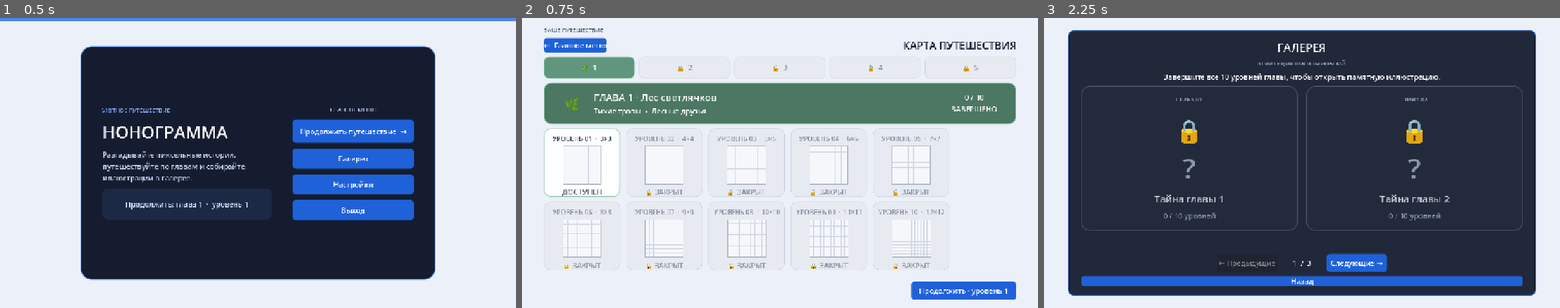
Above: before the commit, frames 1-3 (left to right).
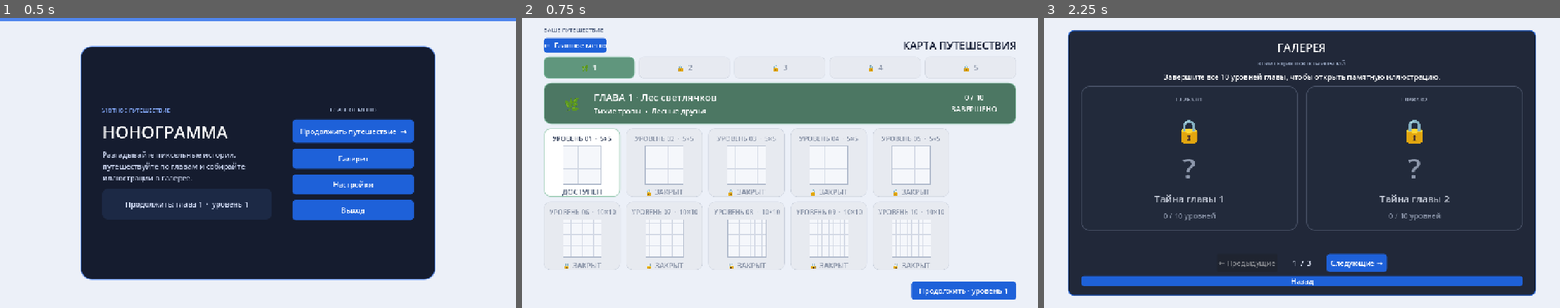
Above: after the commit, the same moments.

Repository: tunder-tunder/nonogramm
Game: Godot game, scene res://Main.tscn
Two runs of this game, one before a commit and one after it. Both use one fixed random seed, a clock stepped at 60 frames per second and the inputs below.
Inputs:
- Up to frame 1 (0.5 s): no input
- Up to frame 2 (0.75 s): click "Продолжить путешествие →" at 0.5 s
- Up to frame 3 (2.25 s): click "← Главное меню" at 1.25 s; click "Галерея" at 2 s

Frame 1 is identical in both runs. In frame 2, 2.1% of the frame differs, in the area x 5-82%, y 40-87%; in frame 3, nothing differs.

Commit message:
Fix level clue contrast and background

Diff:
--- a/scenes/level.tscn
+++ b/scenes/level.tscn
@@ -12,6 +12,16 @@
 grow_vertical = 2
 theme = ExtResource("2_game_theme")
 script = ExtResource("1_level_view")
+
+[node name="Background" type="ColorRect" parent="."]
+layout_mode = 1
+anchors_preset = 15
+anchor_right = 1.0
+anchor_bottom = 1.0
+grow_horizontal = 2
+grow_vertical = 2
+mouse_filter = 2
+color = Color(1, 1, 1, 1)
 
 [node name="LevelLabel" type="Label" parent="."]
 layout_mode = 1
@@ -25,6 +35,7 @@
 grow_horizontal = 2
 text = "Уровень"
 horizontal_alignment = 1
+theme_override_colors/font_color = Color(0.149, 0.212, 0.302, 1)
 
 [node name="InfoBanner" type="Panel" parent="."]
 layout_mode = 1
@@ -192,6 +203,7 @@
 grow_vertical = 0
 text = "[Nonogram Debug]"
 horizontal_alignment = 2
+theme_override_colors/font_color = Color(0.33, 0.38, 0.47, 1)
 
 [node name="CompanionLane" type="Panel" parent="."]
 layout_mode = 1
--- a/scripts/level_catalog.gd
+++ b/scripts/level_catalog.gd
@@ -1,5 +1,8 @@
 extends RefCounted
 class_name LevelCatalog
+
+const LEVELS_PER_CHAPTER := 10
+const LEVEL_TEMPLATE_PATH := "res://levels/solutions/level_%02d.txt"
 
 const CHAPTERS := [
 	{"title": "Лес светлячков", "subtitle": "Тихие тропы", "icon": "🌿", "companion_names": "Лесные друзья", "companion_pat …(203 unchanged characters)…
@@ -12,41 +15,56 @@
 static func create_levels() -> Array[LevelData]:
 	var result: Array[LevelData] = []
 	for chapter in range(CHAPTERS.size()):
-		for level in range(10):
-			var global_index := chapter * 10 + level
+		for level in range(LEVELS_PER_CHAPTER):
+			var global_index := chapter * LEVELS_PER_CHAPTER + level
 			var data := LevelData.new()
 			data.chapter_index = chapter
 			data.level_index = level
 			data.level_name = "Глава %d · Уровень %d" % [chapter + 1, level + 1]
-			# Smooth campaign curve: 3×3 on the first puzzle, 50×50 on the last.
-			data.grid_size = roundi(3.0 + float(global_index) * 47.0 / 49.0)
+			data.grid_size = _get_grid_size(global_index)
 			data.preview_color = CHAPTERS[chapter].color
-			data.solution = _make_solution(data.grid_size, global_index)
+			data.solution = _load_solution(global_index, data.grid_size)
 			result.append(data)
 	return result
 
-static func _make_solution(size: int, global_index: int) -> Array:
-	var grid := []
-	var center := float(size - 1) / 2.0
-	var thickness := 0 if global_index < 12 else (1 if global_index < 35 else 2)
-	var pattern := global_index % 5
+static func _get_grid_size(global_index: int) -> int:
+	# Levels 1–5 are 5×5. Every following group of five grows by 5,
+	# so each chapter advances through two clearly defined grid sizes.
+	return 5 + ceili(float(maxi(global_index - 4, 0)) / 5.0) * 5
+
+static func _load_solution(global_index: int, size: int) -> Array:
+	var path := LEVEL_TEMPLATE_PATH % (global_index + 1)
+	if not FileAccess.file_exists(path):
+		push_error("Level solution template is missing: %s" % path)
+		return _empty_solution(size)
+
+	var template_text := FileAccess.get_file_as_string(path).trim_suffix("\n").trim_suffix("\r")
+	var lines := template_text.split("\n")
+	if lines.size() != size:
+		push_error("%s has %d rows, expected %d" % [path, lines.size(), size])
+		return _empty_solution(size)
+
+	var solution := []
+	for row_index in range(size):
+		var text := lines[row_index].trim_suffix("\r")
+		if text.length() != size:
+			push_error("%s row %d has %d cells, expected %d" % [path, row_index + 1, text.length(), size])
+			return _empty_solution(size)
+
+		var row := []
+		for cell in text:
+			if cell != "." and cell != "#":
+				push_error("%s contains '%s'; use only '.' and '#'" % [path, cell])
+				return _empty_solution(size)
+			row.append(1 if cell == "#" else 0)
+		solution.append(row)
+	return solution
+
+static func _empty_solution(size: int) -> Array:
+	var solution := []
 	for y in range(size):
 		var row := []
-		for x in range(size):
-			var filled := false
-			match pattern:
-				0: # X — two short runs at most, suitable for the introductory puzzle.
-					filled = abs(x - y) <= thickness or abs((x + y) - (size - 1)) <= thickness
-				1: # Plus.
-					filled = abs(float(x) - center) <= thickness or abs(float(y) - center) <= thickness
-				2: # Hollow frame with a growing inset.
-					var inset := maxi(1, floori(float(size) / 6.0))
-					filled = ((x == inset or x == size - inset - 1) and y >= inset and y < size - inset) or ((y == inset or y == size - inset - 1) and x >= inset and x < size - inset)
-				3: # Filled diamond keeps hints readable even on a 50×50 grid.
-					filled = abs(float(x) - center) + abs(float(y) - center) <= center * 0.72
-				4: # Two offset blocks introduce a second run later in the campaign.
-					var block := maxi(1, floori(float(size) / 4.0))
-					filled = (x >= 1 and x < 1 + block and y >= 1 and y < 1 + block) or (x >= size - block - 1 and x < size - 1 and y >= size - block - 1 and y < size - 1)
-			row.append(1 if filled else 0)
-		grid.append(row)
-	return grid
+		row.resize(size)
+		row.fill(0)
+		solution.append(row)
+	return solution
--- a/scripts/level_view.gd
+++ b/scripts/level_view.gd
@@ -41,7 +41,11 @@
 const COLOR_FILLED = Color(0.12, 0.38, 0.85)       # Синий для ЛКМ
 const COLOR_EMPTY = Color.WHITE                    # Белая нейтральная клетка
 const COLOR_CROSS = Color(0.12, 0.38, 0.85)        # Синий крестик для ПКМ
-const COLOR_GRID_BORDER = Color(0.12, 0.38, 0.85)
+const COLOR_GRID_BORDER = Color("dfe4eb")
+const COLOR_GRID_GROUP = Color("c9d0da")
+const COLOR_GRID_MAJOR_GROUP = Color("aeb8c6")
+const COLOR_HINT = Color("26364d")
+const COLOR_HINT_SOLVED = Color("8b96a6")
 
 func _ready():
 	back_button.connect("pressed", _on_back_pressed)
@@ -183,6 +187,7 @@
 	label.custom_minimum_size = Vector2(cell_size if column_hint else 0, font_size + 1 if column_hint else cell_size)
 	label.clip_text = true
 	label.add_theme_font_size_override("font_size", font_size)
+	label.add_theme_color_override("font_color", COLOR_HINT)
 	return label
 
 func _calculate_row_hints() -> Array:
@@ -288,7 +293,7 @@
 func _create_cell_style(fill_color: Color, right_group: int, bottom_group: int) -> StyleBoxFlat:
 	var style := StyleBoxFlat.new()
 	style.bg_color = fill_color
-	style.border_color = Color("506078") if right_group == 2 or bottom_group == 2 else (Color("9aa6b8") if right_group == 1 or bottom_group == 1 else COLOR_GRID_BORDER)
+	style.border_color = COLOR_GRID_MAJOR_GROUP if right_group == 2 or bottom_group == 2 else (COLOR_GRID_GROUP if right_group == 1 or bottom_group == 1 else COLOR_GRID_BORDER)
 	style.border_width_left = 1
 	style.border_width_top = 1
 	style.border_width_right = 3 if right_group == 2 else (2 if right_group == 1 else 1)
@@ -305,7 +310,7 @@
 		_update_column_hint_states(index)
 
 func _set_hint_solved(label: Label, solved: bool) -> void:
-	label.add_theme_color_override("font_color", Color("8893a6") if solved else Color.WHITE)
+	label.add_theme_color_override("font_color", COLOR_HINT_SOLVED if solved else COLOR_HINT)
 	label.modulate.a = 0.72 if solved else 1.0
 
 func _update_row_hint_states(row: int) -> void:
Not shown, added: levels/solutions/level_01.txt
Not shown, added: levels/solutions/level_02.txt
Not shown, added: levels/solutions/level_03.txt
Not shown, added: levels/solutions/level_04.txt
Not shown, added: levels/solutions/level_05.txt
Not shown, added: levels/solutions/level_06.txt
Not shown, added: levels/solutions/level_07.txt
Not shown, added: levels/solutions/level_08.txt
Not shown, added: levels/solutions/level_09.txt
Not shown, added: levels/solutions/level_10.txt
Not shown, added: levels/solutions/level_11.txt
Not shown, added: levels/solutions/level_12.txt
(and 39 more such lines)
